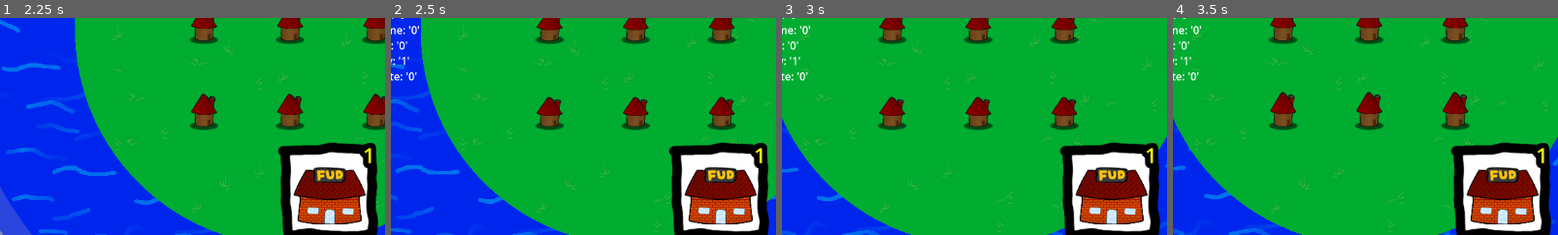
Above: before the commit, frames 1-4 (left to right).
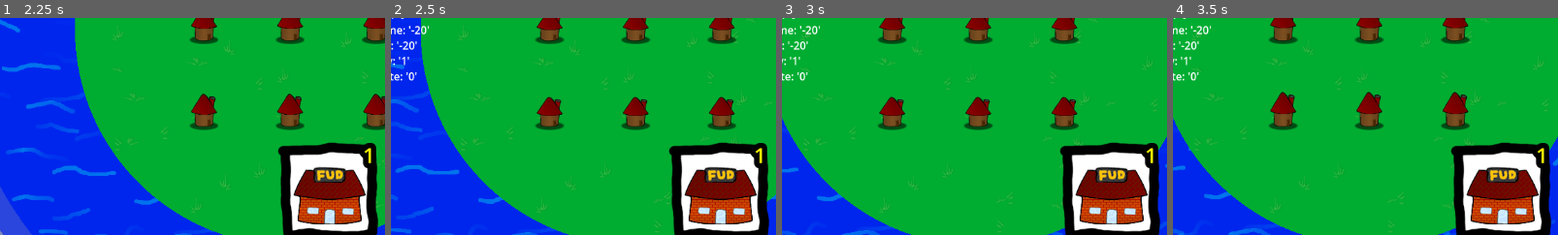
Above: after the commit, the same moments.

Repository: Viggzta/gmtk-jam-2024
Game: Godot game, scene res://scenes/levels/the_level.tscn
Two runs of this game, one before a commit and one after it. Both use one fixed random seed, a clock stepped at 60 frames per second and the inputs below. This scene is started directly instead of the project's main scene. Sound files missing from this copy of the repository are replaced by a short silence.
Inputs (mouse positions are % of the whole screen's width and height, from its top left):
- Up to frame 1 (2.25 s): tap Enter at 0.5 s; drag from (39, 32) to (60, 28) at 0.52 s; drag from (39, 50) to (45, 70) at 1.27 s; move the mouse to (39, 70) at 2.02 s; hold D (right) from 2.03 s (still down); hold B from 2.03 s (still down); click (39, 70) at 2.17 s
- Up to frame 2 (2.5 s): keep holding D (right); keep holding B
- Up to frame 3 (3 s): release D (right) at 2.75 s; release B at 2.75 s; drag from (34, 30) to (20, 35) at 2.77 s
- Up to frame 4 (3.5 s): no input
The pictures show only the part of the screen within x 8-58%, y 47-97%; the shares and areas given below are measured in that part.

Frame 1 is identical in both runs. In frame 2, 0.3% of the frame differs, in the area x 2-10%, y 3-15%; in frame 3, 0.3%; in frame 4, 0.3%.

Commit message:
*no earrape

Diff:
--- a/src/audio/audio_bus_layout.tres
+++ b/src/audio/audio_bus_layout.tres
@@ -5,11 +5,11 @@
 bus/1/solo = false
 bus/1/mute = false
 bus/1/bypass_fx = false
-bus/1/volume_db = 0.0
+bus/1/volume_db = -18.9844
 bus/1/send = &"Master"
 bus/2/name = &"FX"
 bus/2/solo = false
 bus/2/mute = false
 bus/2/bypass_fx = false
-bus/2/volume_db = 0.0
+bus/2/volume_db = -19.6683
 bus/2/send = &"Master"
--- a/src/main_menu.tscn
+++ b/src/main_menu.tscn
@@ -108,10 +108,12 @@
 [node name="Click" type="AudioStreamPlayer2D" parent="Play"]
 stream = ExtResource("5_rt68g")
 volume_db = 22.0
+bus = &"FX"
 
 [node name="Hover" type="AudioStreamPlayer2D" parent="Play"]
 stream = ExtResource("6_duo4h")
 volume_db = 15.0
+bus = &"FX"
 
 [node name="Quit" type="TextureButton" parent="."]
 material = SubResource("ShaderMaterial_3lycb")
@@ -126,10 +128,12 @@
 
 [node name="Click" type="AudioStreamPlayer2D" parent="Quit"]
 stream = ExtResource("5_rt68g")
+bus = &"FX"
 
 [node name="Hover" type="AudioStreamPlayer2D" parent="Quit"]
 stream = ExtResource("9_nvwd2")
 volume_db = 15.0
+bus = &"FX"
 
 [connection signal="mouse_entered" from="Play" to="Play" method="_on_mouse_entered"]
 [connection signal="mouse_exited" from="Play" to="Play" method="_on_mouse_exited"]
--- a/src/scenes/ui/settings_control.gd
+++ b/src/scenes/ui/settings_control.gd
@@ -1,7 +1,15 @@
 extends Control
+@onready var fx_slider: HSlider = $SoundFX/Slider
+@onready var music_slider: HSlider = $Music/Slider
 
 func _ready() -> void:
 	hide()
+
+	print("setting fx to " + str(db_to_linear(Globals.sound_fx_volume)) )
+	print("setting music to " + str(db_to_linear(Globals.music_volume)) )
+	fx_slider.value = db_to_linear(Globals.sound_fx_volume)
+	music_slider.value = db_to_linear(Globals.music_volume)
+
 
 func _input(event: InputEvent) -> void:
 	if event is InputEventKey:
--- a/src/scenes/ui/win_screen.tscn
+++ b/src/scenes/ui/win_screen.tscn
@@ -65,6 +65,7 @@
 
 [node name="AudioStreamPlayer2D" type="AudioStreamPlayer2D" parent="."]
 stream = ExtResource("4_1kg8b")
+bus = &"FX"
 
 [node name="Click" type="AudioStreamPlayer2D" parent="."]
 stream = ExtResource("5_qjmvi")
--- a/src/scripts/Globals.gd
+++ b/src/scripts/Globals.gd
@@ -1,7 +1,7 @@
 extends Node
 
-var _sound_fx_volume: float = 1.0
-var _music_volume: float = 1.0
+var _sound_fx_volume: float = 0.2
+var _music_volume: float = 0.2
 
 var _music_bus_name: String = "Music"
 var _fx_bus_name: String = "FX"
Not shown: 1 places in src/scenes/boss/boss.tscn that only renumber resources
Not shown: 1 places in src/scenes/ui/win_screen.tscn that only renumber resources
